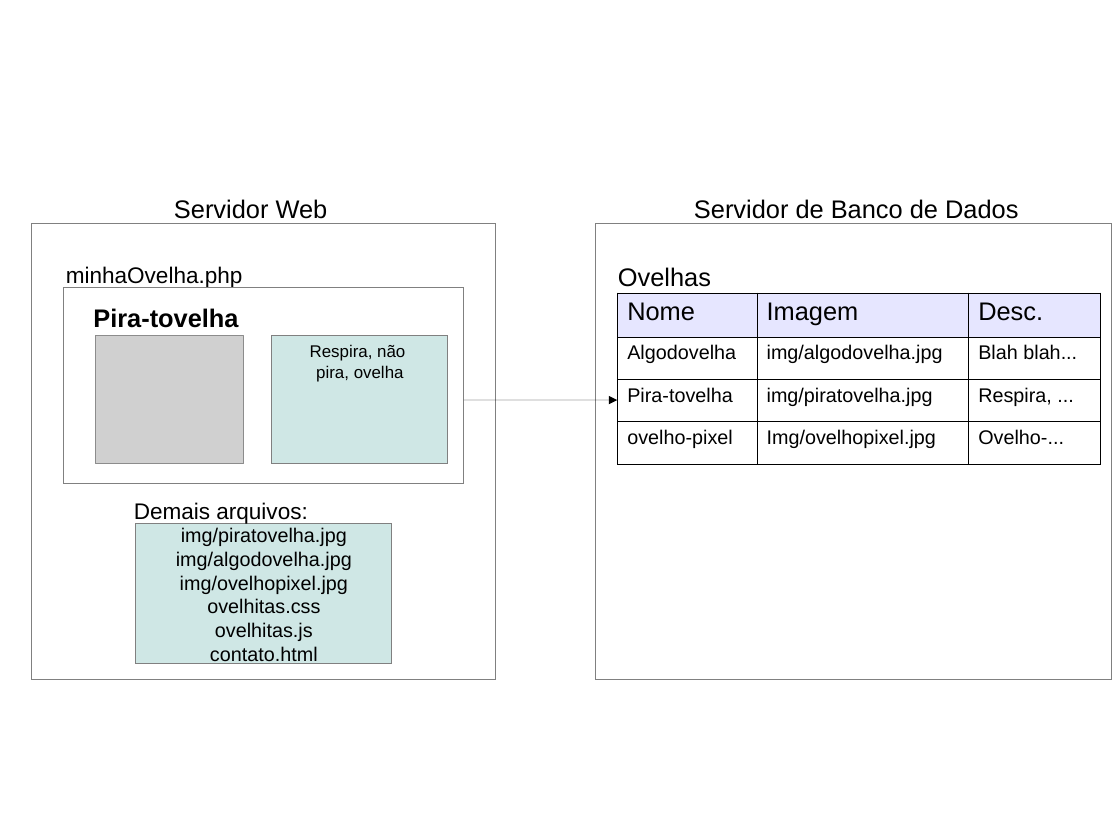
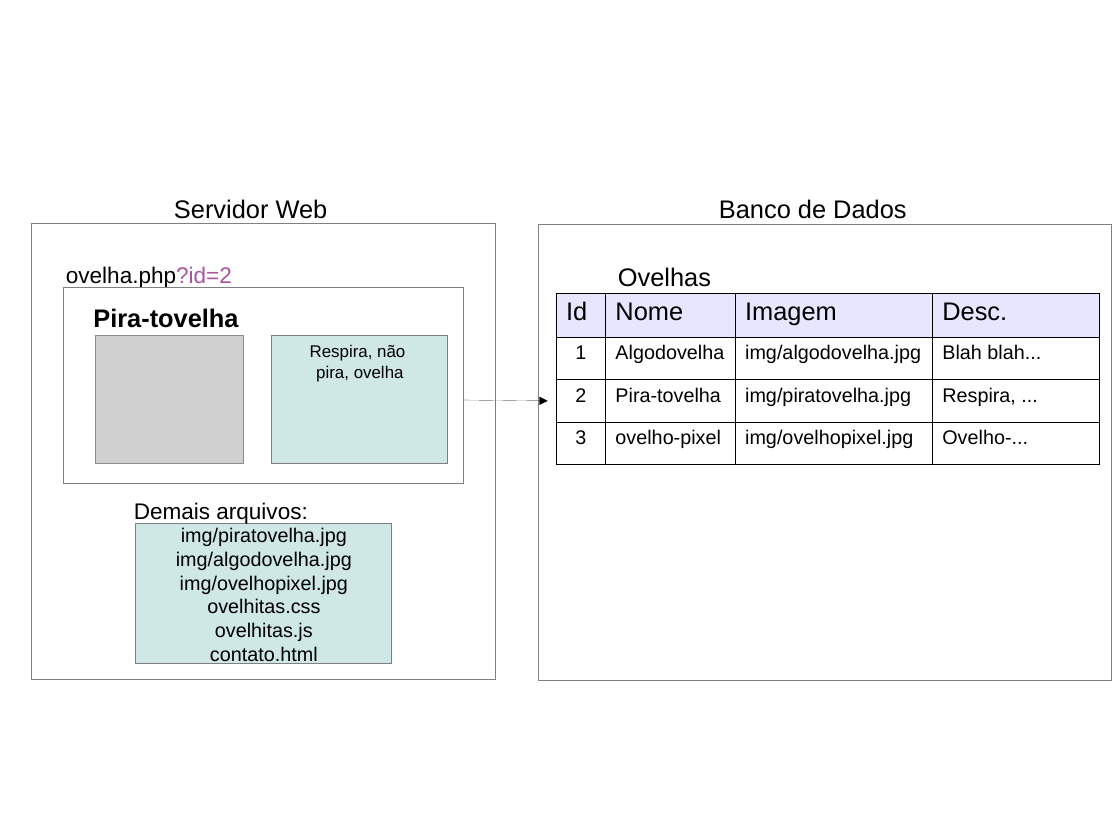
Before and after one commit to fegemo/cefet-front-end, a slide deck: slide 4 of classes/php1/pag-dinamica-e-estatica.odp. Drawn at 1120x840 pixels with LibreOffice and Linux fonts; fonts in the diff are those of the drawing; grey boxes stand for pictures. Boxes give left, top, right and bottom in pixels: in the first picture for what was removed or moved away, otherwise in the second. Text is boxed around its words. In the diff, an @@ line names an element or a change of style, - is before the commit and + after.

```diff
--- a/classes/php1/pag-dinamica-e-estatica.odp
+++ b/classes/php1/pag-dinamica-e-estatica.odp
@@ text at (x1=719, y1=199, x2=906, y2=219): text changed @@
-Servidor de Banco de Dados
+Banco de Dados
@@ rectangle resized from (x1=597, y1=224, x2=1113, y2=680) to (x1=539, y1=225, x2=1112, y2=681) @@
@@ text at (x1=66, y1=266, x2=232, y2=288): text changed @@
-minhaOvelha.php
+ovelha.php?id=2
@@ table at (x1=556, y1=293, x2=1101, y2=464) @@
+column 1: Id | 1 | 2 | 3
-column 3, row 4: Img/ovelhopixel.jpg
+column 3, row 4: img/ovelhopixel.jpg
@@ table resized from (x1=618, y1=293, x2=1101, y2=464) to (x1=556, y1=293, x2=1101, y2=464) @@
@@ arrow moved from (464, 400) - (618, 400) to (464, 400) - (548, 401) @@
```
Also in this commit, not shown: 3 other slides changed, 1 slide added, 7 other files.
